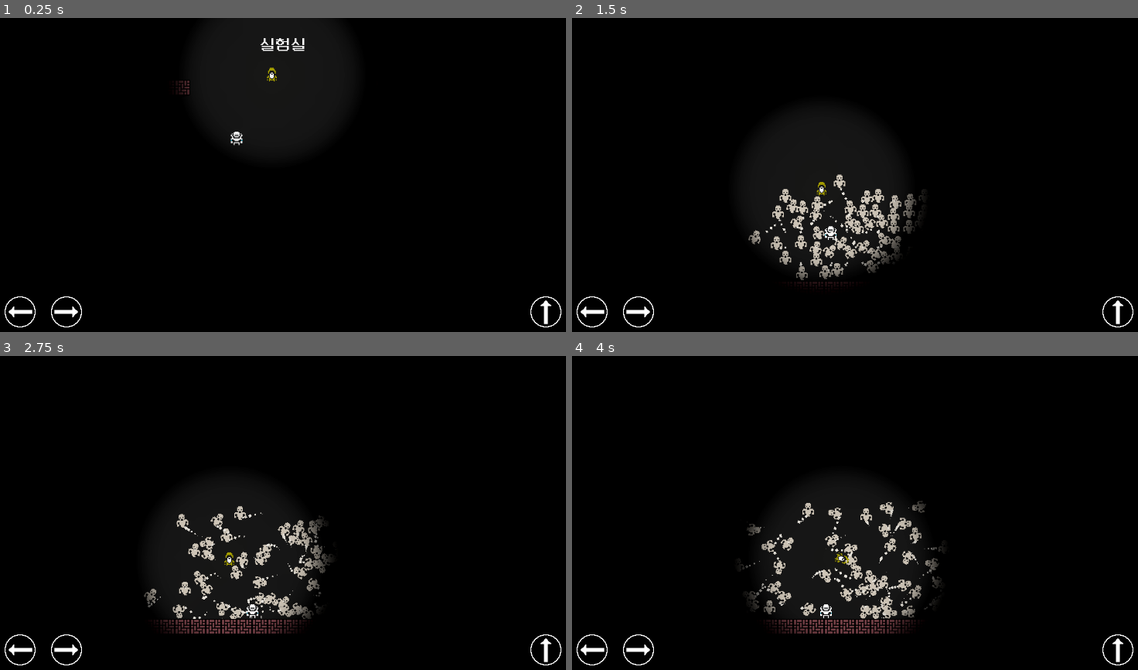
Above: before the commit, frames 1-4 (two rows, left to right).
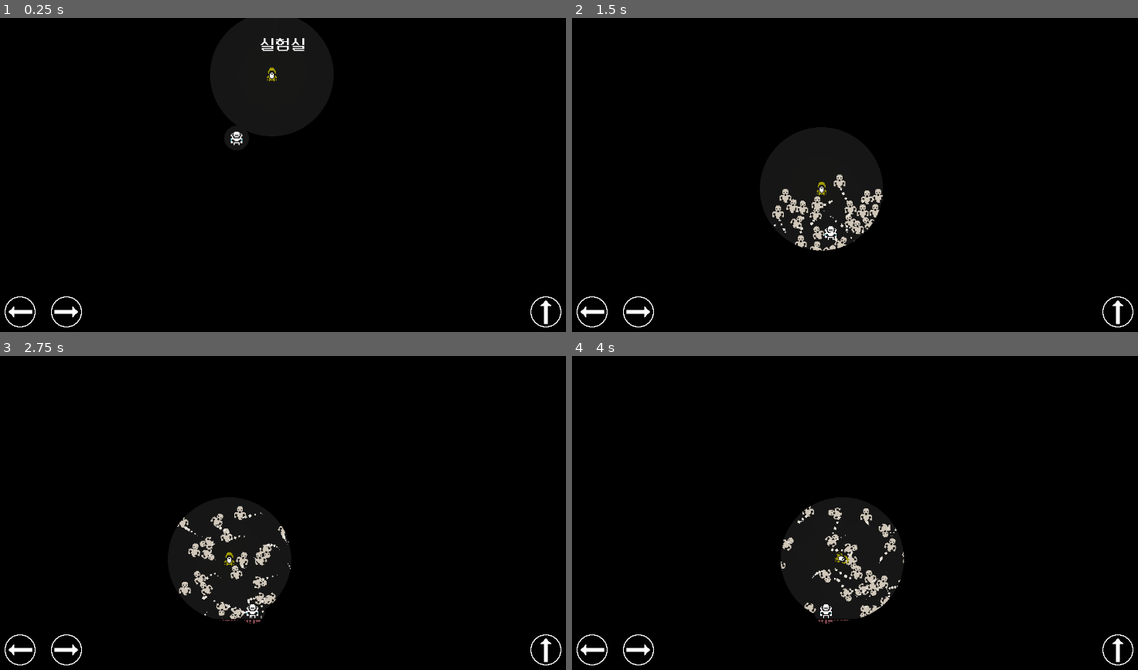
Above: after the commit, the same moments.

Repository: rhdehgks/Defense
Game: Godot game, scene res://game_screen/game.tscn
The game is run twice, just before and just after one commit, with the same random seed, the same clock (stepped at 60 frames per second) and the same inputs.
Inputs:
- Up to frame 1 (0.25 s): no input
- Up to frame 2 (1.5 s): hold Right (ui_right) 0.53-1.28 s; hold Left (ui_left) from 1.28 s (still down)
- Up to frame 3 (2.75 s): release Left (ui_left) at 2.03 s; hold Right (ui_right) from 2.03 s (still down)
- Up to frame 4 (4 s): release Right (ui_right) at 2.78 s; hold Up (ui_up) 2.78-3.53 s; hold Left (ui_left) from 3.53 s (still down)

The runs differ from the first frame. In frame 1, less than 0.1% of the frame differs, in the area x 31-43%, y 19-41%; in frame 2, 1.5%; in frame 3, 1.7%; in frame 4, 1.9%, in the area x 29-66%, y 46-89%.

Commit message:
조명 텍스쳐 변경

Diff:
--- a/game_screen/astroneer.tscn
+++ b/game_screen/astroneer.tscn
@@ -1,8 +1,9 @@
-[gd_scene load_steps=6 format=3 uid="uid://c02cped3h1jiw"]
+[gd_scene load_steps=7 format=3 uid="uid://c02cped3h1jiw"]
 
 [ext_resource type="Script" path="res://game_screen/astroneer.gd" id="1_ewprm"]
 [ext_resource type="Texture2D" uid="uid://sgmkd62pwg6f" path="res://assets/astroneer.png" id="1_w4wu5"]
 [ext_resource type="PackedScene" uid="uid://b58eeuwfrhyr" path="res://game_screen/screen_wrapper.tscn" id="3_h1buo"]
+[ext_resource type="Texture2D" uid="uid://dk5mjp6yoncq8" path="res://assets/light2.png" id="4_yi361"]
 
 [sub_resource type="PhysicsMaterial" id="PhysicsMaterial_0vbs5"]
 friction = 0.0
@@ -30,3 +31,15 @@
 shape = SubResource("CircleShape2D_gjutg")
 
 [node name="ScreenWrapper" parent="RigidBody2D" instance=ExtResource("3_h1buo")]
+
+[node name="PointLight2D" type="PointLight2D" parent="RigidBody2D"]
+blend_mode = 2
+shadow_enabled = true
+texture = ExtResource("4_yi361")
+texture_scale = 0.2
+
+[node name="TileMapLight" type="PointLight2D" parent="RigidBody2D"]
+blend_mode = 2
+range_item_cull_mask = 2
+texture = ExtResource("4_yi361")
+texture_scale = 0.2
--- a/game_screen/fairy.tscn
+++ b/game_screen/fairy.tscn
@@ -1,8 +1,9 @@
-[gd_scene load_steps=6 format=3 uid="uid://dmnuo5txrupga"]
+[gd_scene load_steps=7 format=3 uid="uid://dmnuo5txrupga"]
 
 [ext_resource type="Script" path="res://game_screen/fairy.gd" id="1_nbmj6"]
 [ext_resource type="Texture2D" uid="uid://brcsu66vn2qxu" path="res://assets/grandfather.png" id="2_sebre"]
-[ext_resource type="Texture2D" uid="uid://dhuxch7ibr456" path="res://assets/light.png" id="3_jbojs"]
+[ext_resource type="Texture2D" uid="uid://dk5mjp6yoncq8" path="res://assets/light2.png" id="3_6t2lc"]
+[ext_resource type="PackedScene" uid="uid://b58eeuwfrhyr" path="res://game_screen/screen_wrapper.tscn" id="4_gjdlj"]
 
 [sub_resource type="PhysicsMaterial" id="PhysicsMaterial_ej6p6"]
 rough = true
@@ -32,11 +33,11 @@
 [node name="PointLight2D" type="PointLight2D" parent="RigidBody2D"]
 blend_mode = 2
 shadow_enabled = true
-texture = ExtResource("3_jbojs")
-texture_scale = 2.0
+texture = ExtResource("3_6t2lc")
 
 [node name="TileMapLight" type="PointLight2D" parent="RigidBody2D"]
 blend_mode = 2
 range_item_cull_mask = 2
-texture = ExtResource("3_jbojs")
-texture_scale = 2.0
+texture = ExtResource("3_6t2lc")
+
+[node name="ScreenWrapper" parent="RigidBody2D" instance=ExtResource("4_gjdlj")]
Binary file added: assets/light2.png
Not shown, added: assets/light2.png.import
Not shown, changed: export/apk/Defense.apk
Not shown, changed: export/apk/Defense.apk.idsig
